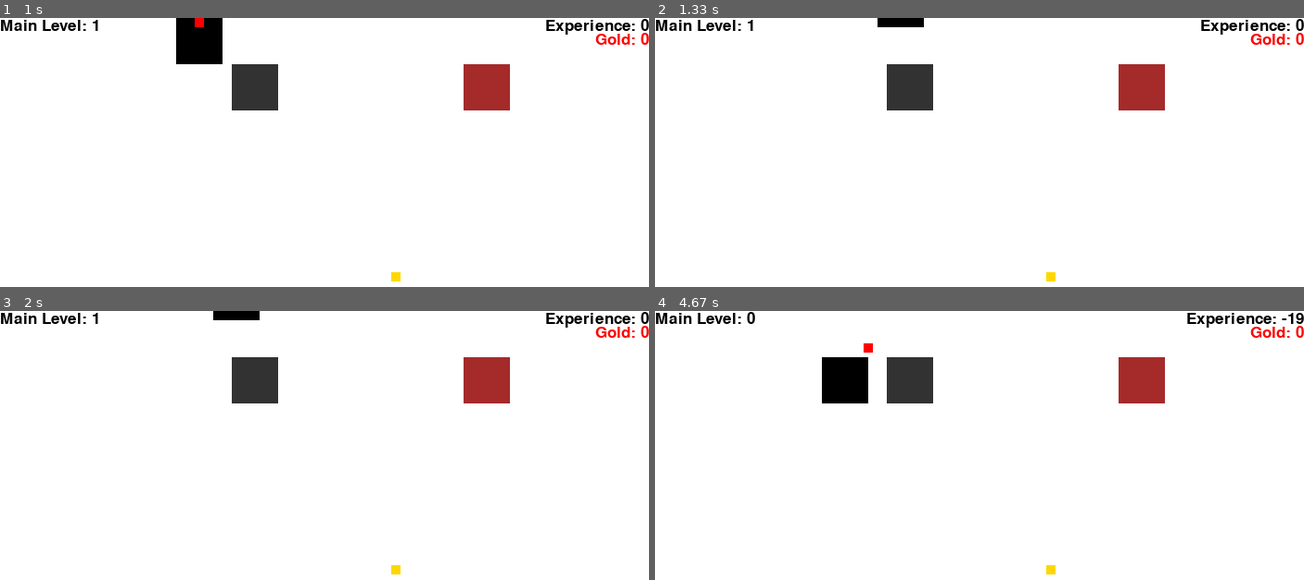
Above: before the commit, frames 1-4 (two rows, left to right).
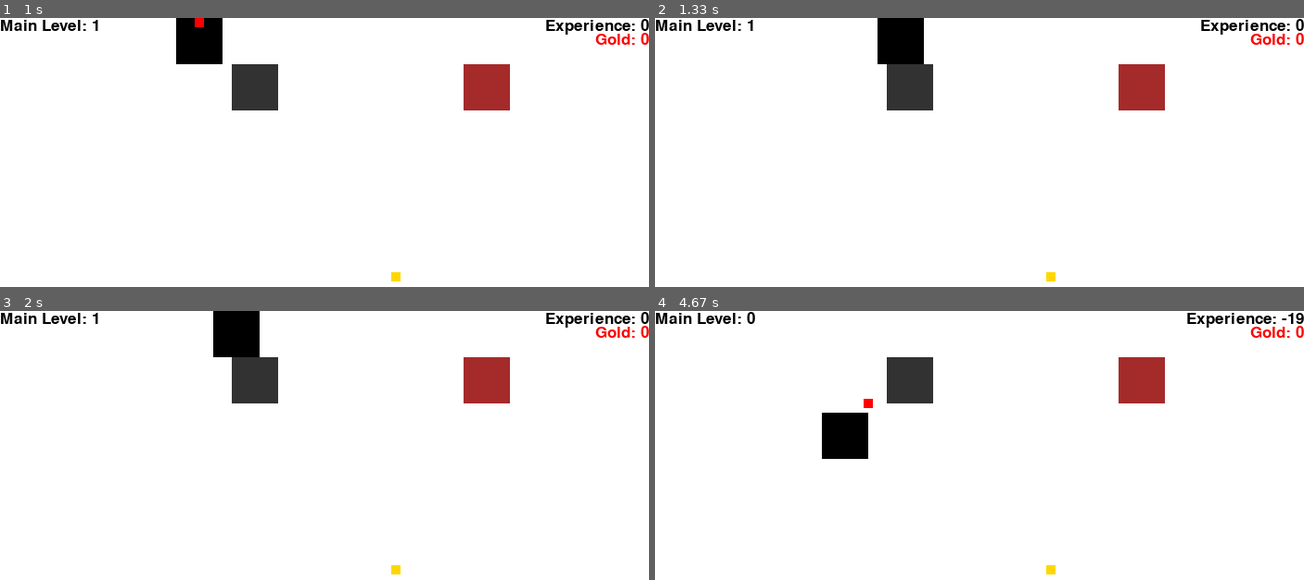
Above: after the commit, the same moments.

Repository: Kidd-buu/mmorpgPYTHON
Game: pygame game, started from pygame_2023.py
The game is run twice, just before and just after one commit, with the same random seed, the same clock (stepped at 60 frames per second) and the same inputs.
Inputs:
- Up to frame 1 (1 s): hold Right 0.33-0.8 s; hold Up from 0.83 s (still down); tap Space at 0.9 s
- Up to frame 2 (1.33 s): release Up at 1.13 s; hold Right from 1.17 s (still down); tap Space at 1.23 s
- Up to frame 3 (2 s): tap Space at 1.53, 1.73 s; release Right at 1.63 s; hold Left from 1.67 s (still down)
- Up to frame 4 (4.67 s): tap Space at 2.03, 2.3, 2.63, 2.93, 3.07, 3.47, 3.77, 4.13, 4.53 s; release Left at 2.2 s; hold Down 2.23-2.53 s; hold Left 2.57-2.97 s; hold Up 3-3.37 s; hold Right 3.4-4.03 s; hold Down 4.07-4.43 s; hold Left from 4.47 s (still down)

Frame 1 is identical in both runs. In frame 2, 1.0% of the frame differs, in the area x 34-42%, y 3-18%; in frame 3, 1.0%; in frame 4, 2.5%, in the area x 25-34%, y 12-55%.

Commit message:
1.3.2.0
-added in boundaries so Player, Tree, Rock etc cant pass screen

Diff:
--- a/pygame_2023.py
+++ b/pygame_2023.py
@@ -130,6 +130,10 @@
             main_level_experience = 0
             print(f"Main Level: {main_level}")
 
+    # keep objects within screen
+    player.clamp_ip(screen.get_rect())
+    tree.clamp_ip(screen.get_rect())
+    rock.clamp_ip(screen.get_rect())
 
 
     # --- Drawing code should go here
